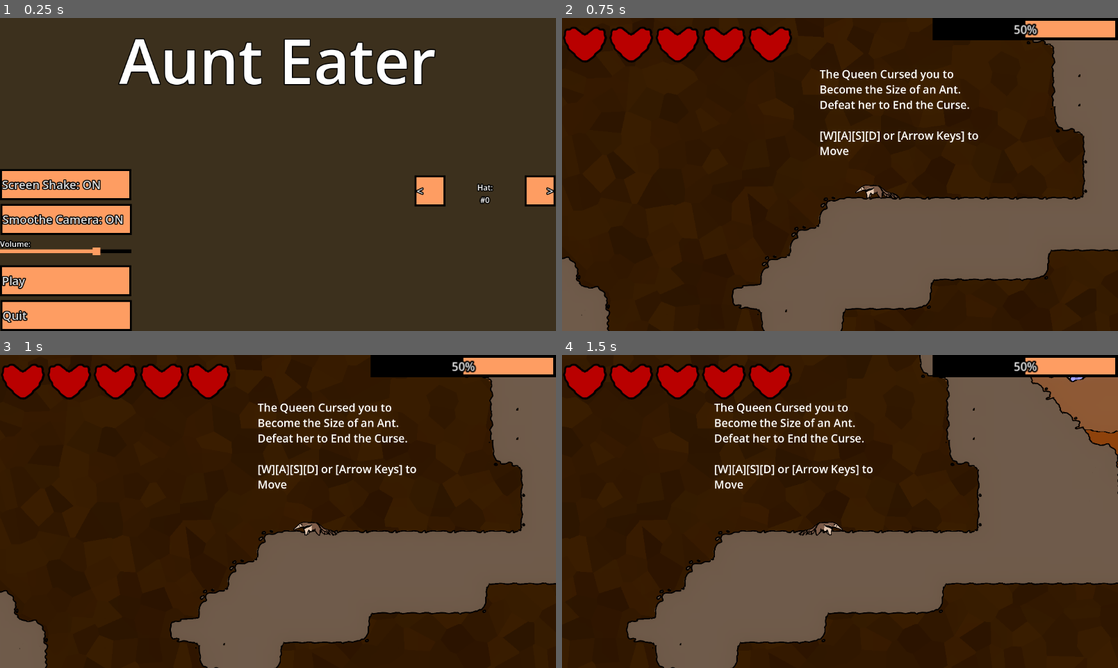
Above: before the commit, frames 1-4 (two rows, left to right).
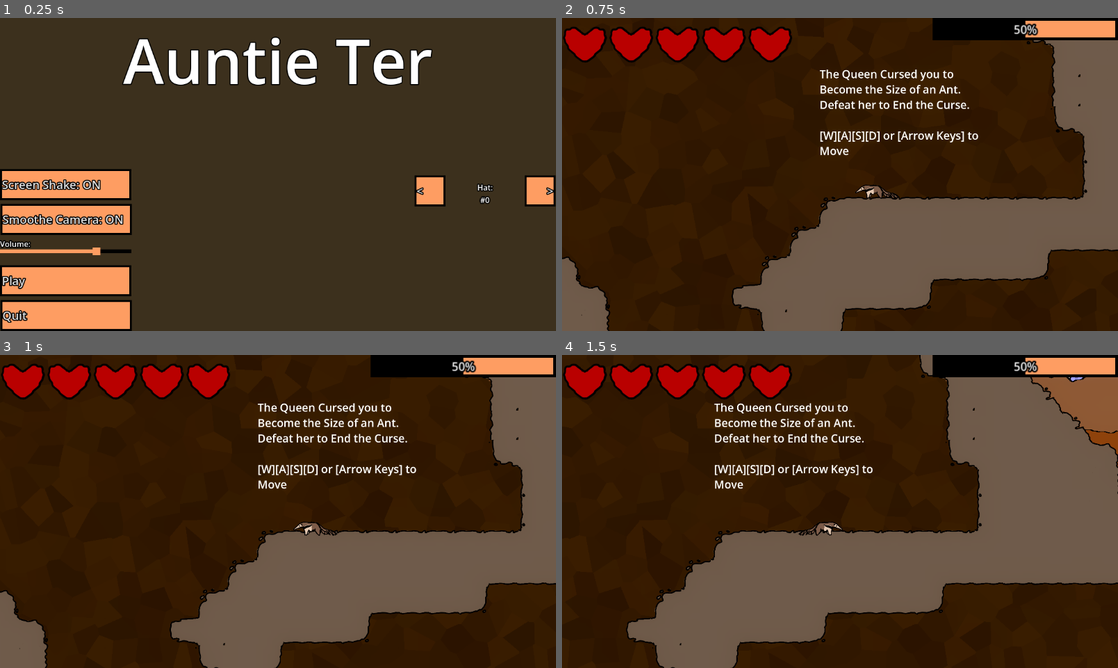
Above: after the commit, the same moments.

Repository: IncrediblyCreativeUsername/Team-Indecisive-Cutthroat-2026
Game: Godot game, scene res://UI/MainMenu.tscn
The game is run twice, just before and just after one commit, with the same random seed, the same clock (stepped at 60 frames per second) and the same inputs.
Inputs (mouse positions are in pixels of both pictures, inside the frame that each line leads up to):
- Up to frame 1 (0.25 s): no input
- Up to frame 2 (0.75 s): click "Play" at 0.5 s
- Up to frame 3 (1 s): no input
- Up to frame 4 (1.5 s): tap Enter at 1.25 s; move the mouse to (962, 495) at 1.27 s; hold D (MOVE_RIGHT) from 1.28 s (still down); tap Q (DROP) at 1.35 s

The runs differ from the first frame. In frame 1, 3.9% of the frame differs, in the area x 21-79%, y 6-22%; in frame 2, nothing differs; in frame 3, nothing differs; in frame 4, nothing differs.

Commit message:
Update title and move Philip to correct layer

Diff:
--- a/Nephew/nephew.tscn
+++ b/Nephew/nephew.tscn
@@ -66,7 +66,7 @@
 flip_h = true
 
 [node name="AnimatedSprite2D2" type="Sprite2D" parent="." unique_id=72237757]
-z_index = -1
+z_index = -2
 position = Vector2(512, 2)
 scale = Vector2(2, 2)
 texture = SubResource("AtlasTexture_ekepi")
--- a/UI/MainMenu.tscn
+++ b/UI/MainMenu.tscn
@@ -13,7 +13,7 @@
 offset_bottom = 353.0
 theme = ExtResource("2_t6syg")
 theme_override_font_sizes/font_size = 128
-text = "Aunt Eater"
+text = "Auntie Ter"
 horizontal_alignment = 1
 autowrap_mode = 2
 
